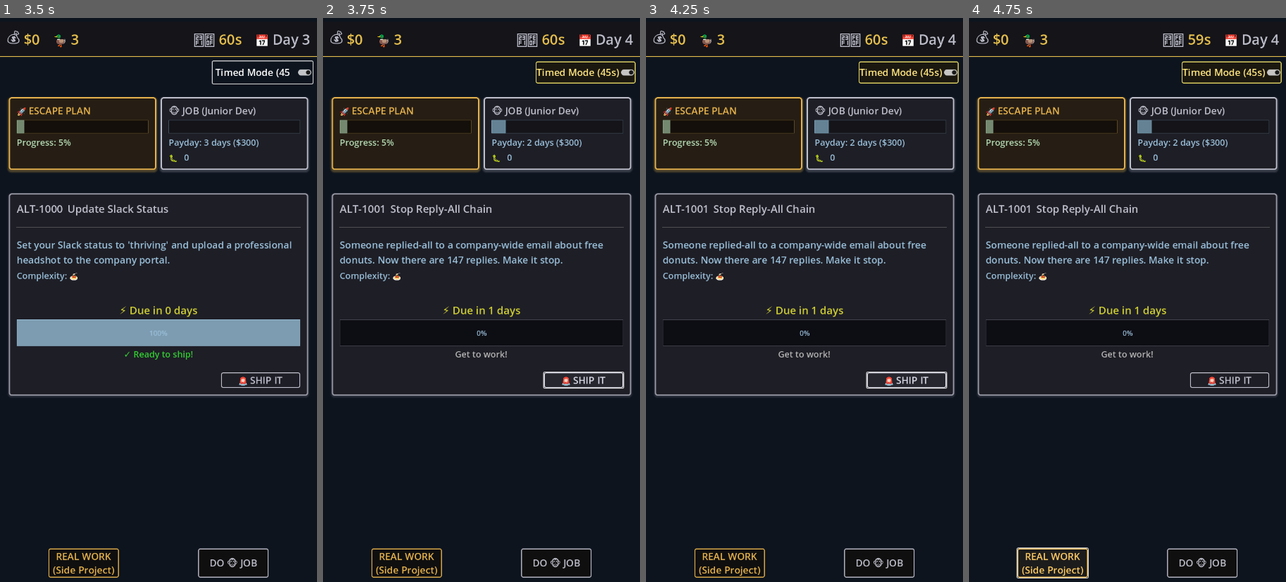
Above: before the commit, frames 1-4 (left to right).
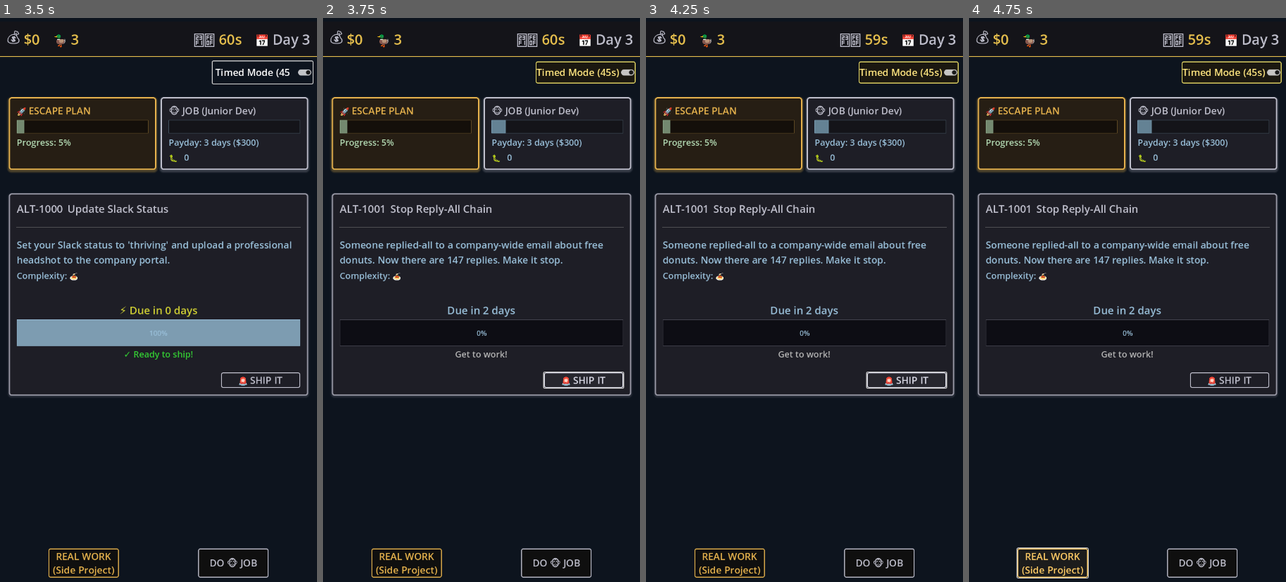
Above: after the commit, the same moments.

Repository: lmchoi/alt-f-this
Game: Godot game, scene res://scenes/game_ui.tscn
The game is run twice, just before and just after one commit, with the same random seed, the same clock (stepped at 60 frames per second) and the same inputs.
Inputs:
- Up to frame 1 (3.5 s): click "🚨 SHIP IT" at 0.5 s; click "REAL WORK (Side Project)" at 1.25 s; click "DO 🐵 JOB" at 2 s; click "Timed Mode (45s)" at 2.75 s
- Up to frame 2 (3.75 s): click "🚨 SHIP IT" at 3.5 s
- Up to frame 3 (4.25 s): no input
- Up to frame 4 (4.75 s): click "REAL WORK (Side Project)" at 4.25 s

Frame 1 is identical in both runs. In frame 2, 0.3% of the frame differs, in the area x 38-98%, y 2-54%; in frame 3, 0.3%; in frame 4, 0.3%.

Commit message:
Prevent SHIP IT from advancing day in timed mode
In timed mode, SHIP IT should complete the task and pick up a new one, but not advance the day - the timer handles day advancement. This keeps it consistent with how WORK and HUSTLE behave in timed mode.

In classic mode, SHIP IT still advances the day as before.

🤖 Generated with [Claude Code](https://claude.com/claude-code)

Co-Authored-By: Claude <noreply@anthropic.com>

Diff:
--- a/autoloads/game_manager.gd
+++ b/autoloads/game_manager.gd
@@ -504,4 +504,9 @@
 
 	pick_up_new_task()
 
-	return ActionOutcome.NORMAL
+	# In timed mode, don't advance the day - the timer handles that
+	# In classic mode, advance the day normally
+	if game_mode == GameMode.TIMED:
+		return ActionOutcome.DO_NOTHING
+	else:
+		return ActionOutcome.NORMAL
